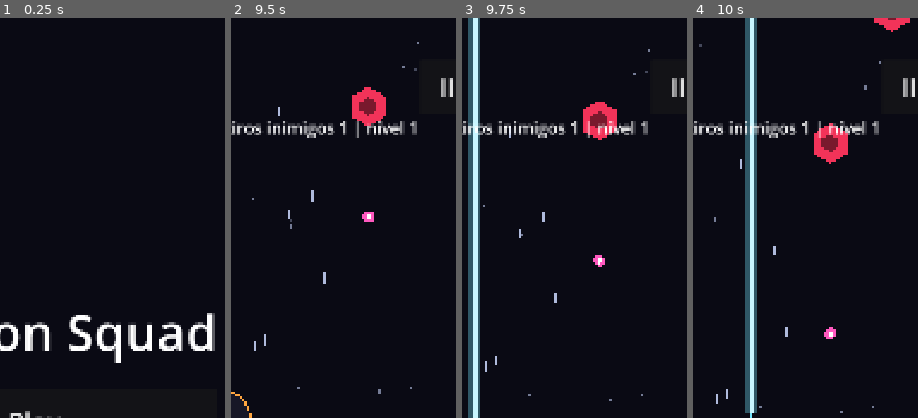
Above: before the commit, frames 1-4 (left to right).
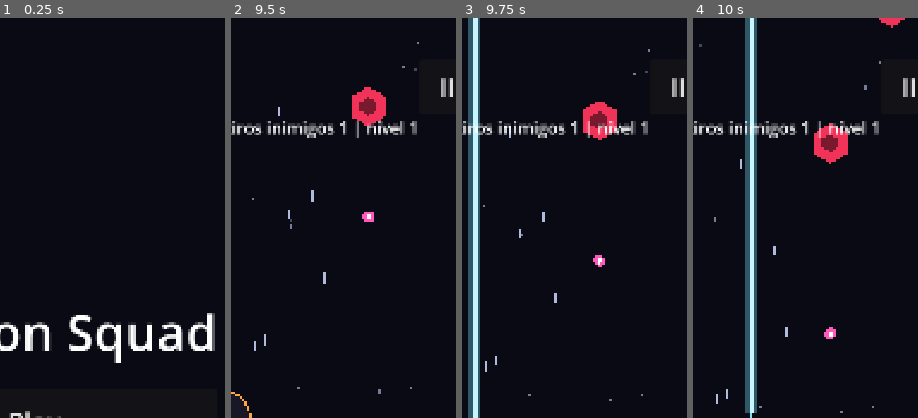
Above: after the commit, the same moments.

Repository: GDPonsoni/Nucleon-Squad-3D
Game: Godot game, scene res://scenes/menu.tscn
Same seed, same stepped clock (60 frames per second), same inputs: the game is played once before the commit and once after it.
Inputs (mouse positions are % of the whole screen's width and height, from its top left):
- Up to frame 1 (0.25 s): no input
- Up to frame 2 (9.5 s): click "Play" at 0.5 s; click "II" at 1.25 s; click "Resume" at 2 s; click "II" at 2.75 s; click "Resume" at 3.5 s; click "II" at 4.25 s; click "Resume" at 5 s; move the mouse to (72, 45) at 5.77 s; click (72, 45) at 5.92 s; drag from (30, 55) to (45, 70) at 6.52 s; move the mouse to (60, 28) at 7.27 s; click (60, 28) at 7.42 s; drag from (45, 70) to (20, 35) at 8.02 s; move the mouse to (80, 65) at 8.77 s; click (80, 65) at 8.92 s
- Up to frame 3 (9.75 s): drag from (20, 35) to (35, 25) at 9.52 s
- Up to frame 4 (10 s): no input
The pictures show only the part of the screen within x 42-92%, y 0-50%; the shares and areas given below are measured in that part.

Frames 1-3 are identical in both runs. In frame 4, 0.2% of the frame differs, in the area x 80-97%, y 0-4%.

Commit message:
feat(core): adiciona 2 planetas com 3 fases cada e fim de fase
Campanha, planetas e fases em data/ (campaign.tres, planets/, stages/).
Cada planeta tem nome e cores de fundo; cada fase tem duração, tipos de
inimigos e pesos, com dificuldade crescente. Session (autoload) guarda a
fase escolhida. Ao fim do tempo, sem inimigos restantes, aparece a tela
de fase concluída com opção de seguir para a próxima.

Co-Authored-By: Claude Opus 5.5 <noreply@anthropic.com>

Diff:
--- /dev/null
+++ b/data/campaign.tres
@@ -0,0 +1,10 @@
+[gd_resource type="Resource" script_class="CampaignData" format=3]
+
+[ext_resource type="Script" path="res://scripts/core/campaign_data.gd" id="1_script"]
+[ext_resource type="Script" path="res://scripts/core/planet_data.gd" id="2_planet_script"]
+[ext_resource type="Resource" path="res://data/planets/planet_1.tres" id="3_planet_1"]
+[ext_resource type="Resource" path="res://data/planets/planet_2.tres" id="4_planet_2"]
+
+[resource]
+script = ExtResource("1_script")
+planets = Array[ExtResource("2_planet_script")]([ExtResource("3_planet_1"), ExtResource("4_planet_2")])
--- a/data/i18n/strings.csv
+++ b/data/i18n/strings.csv
@@ -7,3 +7,7 @@
 PAUSE_EXIT_TO_MENU,Back to menu,Voltar ao menu
 GAMEOVER_TITLE,Game over,Fim de jogo
 GAMEOVER_RETRY,Play again,Jogar de novo
+PLANET_1_NAME,Aurora,Aurora
+PLANET_2_NAME,Vulcania,Vulcânia
+STAGE_CLEAR_TITLE,Stage clear,Fase concluída
+STAGE_NEXT,Next stage,Próxima fase
--- /dev/null
+++ b/data/planets/planet_1.tres
@@ -0,0 +1,15 @@
+[gd_resource type="Resource" script_class="PlanetData" format=3]
+
+[ext_resource type="Script" path="res://scripts/core/planet_data.gd" id="1_script"]
+[ext_resource type="Script" path="res://scripts/enemies/stage_data.gd" id="2_stage_script"]
+[ext_resource type="Resource" path="res://data/stages/p1_s1.tres" id="3_p1_s1"]
+[ext_resource type="Resource" path="res://data/stages/p1_s2.tres" id="4_p1_s2"]
+[ext_resource type="Resource" path="res://data/stages/p1_s3.tres" id="5_p1_s3"]
+
+[resource]
+script = ExtResource("1_script")
+id = &"planet_1"
+name_key = "PLANET_1_NAME"
+background_color = Color(0.04, 0.04, 0.08, 1)
+star_color = Color(0.8, 0.85, 1, 1)
+stages = Array[ExtResource("2_stage_script")]([ExtResource("3_p1_s1"), ExtResource("4_p1_s2"), ExtResource("5_p1_s3")])
--- /dev/null
+++ b/data/planets/planet_2.tres
@@ -0,0 +1,15 @@
+[gd_resource type="Resource" script_class="PlanetData" format=3]
+
+[ext_resource type="Script" path="res://scripts/core/planet_data.gd" id="1_script"]
+[ext_resource type="Script" path="res://scripts/enemies/stage_data.gd" id="2_stage_script"]
+[ext_resource type="Resource" path="res://data/stages/p2_s1.tres" id="3_p2_s1"]
+[ext_resource type="Resource" path="res://data/stages/p2_s2.tres" id="4_p2_s2"]
+[ext_resource type="Resource" path="res://data/stages/p2_s3.tres" id="5_p2_s3"]
+
+[resource]
+script = ExtResource("1_script")
+id = &"planet_2"
+name_key = "PLANET_2_NAME"
+background_color = Color(0.08, 0.03, 0.04, 1)
+star_color = Color(1, 0.8, 0.7, 1)
+stages = Array[ExtResource("2_stage_script")]([ExtResource("3_p2_s1"), ExtResource("4_p2_s2"), ExtResource("5_p2_s3")])
--- a/data/stages/stage_01.tres
+++ b/data/stages/p1_s1.tres
@@ -6,9 +6,11 @@
 
 [resource]
 script = ExtResource("1_script")
-id = &"stage_01"
+id = &"p1_s1"
+duration_seconds = 90.0
 enemies = Array[ExtResource("2_enemy_script")]([ExtResource("3_drone")])
+spawn_weights = PackedFloat32Array(1.0)
 start_delay = 1.5
-spawn_interval_min = 0.9
+spawn_interval_min = 1.0
 spawn_interval_max = 1.8
 spawn_margin_x = 80.0
--- /dev/null
+++ b/data/stages/p1_s2.tres
@@ -0,0 +1,17 @@
+[gd_resource type="Resource" script_class="StageData" format=3]
+
+[ext_resource type="Script" path="res://scripts/enemies/stage_data.gd" id="1_script"]
+[ext_resource type="Script" path="res://scripts/enemies/enemy_data.gd" id="2_enemy_script"]
+[ext_resource type="Resource" path="res://data/enemies/drone.tres" id="3_drone"]
+[ext_resource type="Resource" path="res://data/enemies/aimer.tres" id="4_aimer"]
+
+[resource]
+script = ExtResource("1_script")
+id = &"p1_s2"
+duration_seconds = 120.0
+enemies = Array[ExtResource("2_enemy_script")]([ExtResource("3_drone"), ExtResource("4_aimer")])
+spawn_weights = PackedFloat32Array(3.0, 1.0)
+start_delay = 1.5
+spawn_interval_min = 0.9
+spawn_interval_max = 1.6
+spawn_margin_x = 80.0
--- /dev/null
+++ b/data/stages/p1_s3.tres
@@ -0,0 +1,18 @@
+[gd_resource type="Resource" script_class="StageData" format=3]
+
+[ext_resource type="Script" path="res://scripts/enemies/stage_data.gd" id="1_script"]
+[ext_resource type="Script" path="res://scripts/enemies/enemy_data.gd" id="2_enemy_script"]
+[ext_resource type="Resource" path="res://data/enemies/drone.tres" id="3_drone"]
+[ext_resource type="Resource" path="res://data/enemies/aimer.tres" id="4_aimer"]
+[ext_resource type="Resource" path="res://data/enemies/kamikaze.tres" id="5_kamikaze"]
+
+[resource]
+script = ExtResource("1_script")
+id = &"p1_s3"
+duration_seconds = 150.0
+enemies = Array[ExtResource("2_enemy_script")]([ExtResource("3_drone"), ExtResource("4_aimer"), ExtResource("5_kamikaze")])
+spawn_weights = PackedFloat32Array(3.0, 1.5, 1.5)
+start_delay = 1.5
+spawn_interval_min = 0.8
+spawn_interval_max = 1.5
+spawn_margin_x = 80.0
--- /dev/null
+++ b/data/stages/p2_s1.tres
@@ -0,0 +1,18 @@
+[gd_resource type="Resource" script_class="StageData" format=3]
+
+[ext_resource type="Script" path="res://scripts/enemies/stage_data.gd" id="1_script"]
+[ext_resource type="Script" path="res://scripts/enemies/enemy_data.gd" id="2_enemy_script"]
+[ext_resource type="Resource" path="res://data/enemies/drone.tres" id="3_drone"]
+[ext_resource type="Resource" path="res://data/enemies/aimer.tres" id="4_aimer"]
+[ext_resource type="Resource" path="res://data/enemies/kamikaze.tres" id="5_kamikaze"]
+
+[resource]
+script = ExtResource("1_script")
+id = &"p2_s1"
+duration_seconds = 150.0
+enemies = Array[ExtResource("2_enemy_script")]([ExtResource("3_drone"), ExtResource("4_aimer"), ExtResource("5_kamikaze")])
+spawn_weights = PackedFloat32Array(2.0, 1.5, 2.0)
+start_delay = 1.5
+spawn_interval_min = 0.7
+spawn_interval_max = 1.3
+spawn_margin_x = 80.0
--- /dev/null
+++ b/data/stages/p2_s2.tres
@@ -0,0 +1,19 @@
+[gd_resource type="Resource" script_class="StageData" format=3]
+
+[ext_resource type="Script" path="res://scripts/enemies/stage_data.gd" id="1_script"]
+[ext_resource type="Script" path="res://scripts/enemies/enemy_data.gd" id="2_enemy_script"]
+[ext_resource type="Resource" path="res://data/enemies/drone.tres" id="3_drone"]
+[ext_resource type="Resource" path="res://data/enemies/aimer.tres" id="4_aimer"]
+[ext_resource type="Resource" path="res://data/enemies/kamikaze.tres" id="5_kamikaze"]
+[ext_resource type="Resource" path="res://data/enemies/tank.tres" id="6_tank"]
+
+[resource]
+script = ExtResource("1_script")
+id = &"p2_s2"
+duration_seconds = 180.0
+enemies = Array[ExtResource("2_enemy_script")]([ExtResource("3_drone"), ExtResource("4_aimer"), ExtResource("5_kamikaze"), ExtResource("6_tank")])
+spawn_weights = PackedFloat32Array(2.0, 2.0, 1.5, 0.4)
+start_delay = 1.5
+spawn_interval_min = 0.7
+spawn_interval_max = 1.2
+spawn_margin_x = 80.0
--- /dev/null
+++ b/data/stages/p2_s3.tres
@@ -0,0 +1,19 @@
+[gd_resource type="Resource" script_class="StageData" format=3]
+
+[ext_resource type="Script" path="res://scripts/enemies/stage_data.gd" id="1_script"]
+[ext_resource type="Script" path="res://scripts/enemies/enemy_data.gd" id="2_enemy_script"]
+[ext_resource type="Resource" path="res://data/enemies/drone.tres" id="3_drone"]
+[ext_resource type="Resource" path="res://data/enemies/aimer.tres" id="4_aimer"]
+[ext_resource type="Resource" path="res://data/enemies/kamikaze.tres" id="5_kamikaze"]
+[ext_resource type="Resource" path="res://data/enemies/tank.tres" id="6_tank"]
+
+[resource]
+script = ExtResource("1_script")
+id = &"p2_s3"
+duration_seconds = 180.0
+enemies = Array[ExtResource("2_enemy_script")]([ExtResource("3_drone"), ExtResource("4_aimer"), ExtResource("5_kamikaze"), ExtResource("6_tank")])
+spawn_weights = PackedFloat32Array(2.0, 2.0, 2.0, 0.6)
+start_delay = 1.5
+spawn_interval_min = 0.6
+spawn_interval_max = 1.1
+spawn_margin_x = 80.0
--- a/project.godot
+++ b/project.godot
@@ -19,6 +19,7 @@
 [autoload]
 
 Params="*res://scripts/core/params.gd"
+Session="*res://scripts/core/session.gd"
 
 [display]
 
--- /dev/null
+++ b/scripts/core/campaign_data.gd
@@ -0,0 +1,17 @@
+class_name CampaignData
+extends Resource
+## Lista de planetas em ordem de progressão. Valor em data/campaign.tres.
+
+@export var planets: Array[PlanetData] = []
+
+
+## Posição da fase na ordem geral (0, 1, 2... atravessando os planetas).
+func linear_index(planet: int, stage: int) -> int:
+	var index: int = stage
+	for p in planet:
+		index += planets[p].stages.size()
+	return index
+
+
+func stage_count() -> int:
+	return linear_index(planets.size(), 0)
--- a/scripts/core/game.gd
+++ b/scripts/core/game.gd
@@ -1,5 +1,5 @@
 extends Node2D
-## Cena da partida: monta os nós por código.
+## Cena da partida: monta os nós por código. Joga a fase escolhida em Session.
 
 var touch_input: TouchInput
 var player: Player
@@ -16,10 +16,16 @@
 var dropper: PowerUpDropper
 var pause_menu: PauseMenu
 var game_over_menu: GameOverMenu
+var stage_clear_menu: StageClearMenu
+
+var _spawning_done: bool = false
+var _clear_wait: float = 0.0
+var _match_over: bool = false
 
 
 func _ready() -> void:
-	RenderingServer.set_default_clear_color(Params.background_color)
+	var planet: PlanetData = Session.planet()
+	RenderingServer.set_default_clear_color(planet.background_color)
 	state = MatchState.new(load(Params.formation_path) as FormationData)
 	state.body_destroyed.connect(_on_body_destroyed)
 	state.game_over.connect(_on_game_over)
@@ -30,6 +36,7 @@
 
 	var starfield := Starfield.new()
 	starfield.name = "Starfield"
+	starfield.star_color = planet.star_color
 	add_child(starfield)
 
 	# Pool antes da nave para os projéteis ficarem atrás dela
@@ -80,7 +87,8 @@
 	spawner = EnemySpawner.new()
 	spawner.name = "EnemySpawner"
 	add_child(spawner)
-	spawner.setup(load(Params.stage_path) as StageData, enemies)
+	spawner.setup(Session.stage(), enemies)
+	spawner.finished.connect(func() -> void: _spawning_done = true)
 
 	time_controller = TimeController.new()
 	time_controller.name = "TimeController"
@@ -108,6 +116,10 @@
 	game_over_menu.name = "GameOverMenu"
 	add_child(game_over_menu)
 
+	stage_clear_menu = StageClearMenu.new()
+	stage_clear_menu.name = "StageClearMenu"
+	add_child(stage_clear_menu)
+
 	if Params.debug_overlay_enabled and OS.is_debug_build():
 		var overlay := DebugOverlay.new()
 		overlay.name = "DebugOverlay"
@@ -115,6 +127,17 @@
 		add_child(overlay)
 
 	_switch_to(0, 0.0)
+
+
+## Fase concluída quando o tempo acaba e não sobram inimigos (ou após um limite de espera).
+func _process(delta: float) -> void:
+	if not _spawning_done or _match_over:
+		return
+	_clear_wait += delta
+	if enemies.active.is_empty() or _clear_wait >= Params.stage_clear_timeout:
+		_match_over = true
+		pause_menu.disable()
+		stage_clear_menu.open()
 
 
 func _switch_to(index: int, invulnerable_seconds: float) -> void:
@@ -152,6 +175,7 @@
 
 
 func _on_game_over() -> void:
+	_match_over = true
 	pause_menu.disable()
 	await get_tree().create_timer(Params.game_over_delay_seconds, false).timeout
 	game_over_menu.open()
--- a/scripts/core/params.gd
+++ b/scripts/core/params.gd
@@ -68,7 +68,8 @@
 var player_bullet_pool_size: int = 128
 
 # --- Inimigos e fase (tipos e ondas ficam em data/) ---
-var stage_path: String = "res://data/stages/stage_01.tres"
+var campaign_path: String = "res://data/campaign.tres"
+var stage_clear_timeout: float = 6.0  # após o tempo da fase, espera no máximo isso pelos inimigos restantes
 var enemy_pool_size: int = 24
 var enemy_bullet_pool_size: int = 240
 var enemy_hit_flash_seconds: float = 0.06
--- /dev/null
+++ b/scripts/core/planet_data.gd
@@ -0,0 +1,9 @@
+class_name PlanetData
+extends Resource
+## Planeta (capítulo): nome, cores do fundo e fases. Valores em data/planets/*.tres.
+
+@export var id: StringName
+@export var name_key: String  # chave da tabela de tradução
+@export var background_color: Color = Color(0.04, 0.04, 0.08)
+@export var star_color: Color = Color(0.8, 0.85, 1.0)
+@export var stages: Array[StageData] = []
--- /dev/null
+++ b/scripts/core/session.gd
@@ -0,0 +1,45 @@
+extends Node
+## Autoload: campanha carregada e fase escolhida, compartilhadas entre as telas.
+
+var campaign: CampaignData
+var planet_index: int = 0
+var stage_index: int = 0
+
+
+func _ready() -> void:
+	campaign = load(Params.campaign_path) as CampaignData
+
+
+func select(planet: int, stage: int) -> void:
+	planet_index = planet
+	stage_index = stage
+
+
+func planet() -> PlanetData:
+	return campaign.planets[planet_index]
+
+
+func stage() -> StageData:
+	return planet().stages[stage_index]
+
+
+func linear_index() -> int:
+	return campaign.linear_index(planet_index, stage_index)
+
+
+func has_next() -> bool:
+	return linear_index() + 1 < campaign.stage_count()
+
+
+## Avança para a próxima fase (passa para o próximo planeta no fim do atual).
+func select_next() -> void:
+	if stage_index + 1 < planet().stages.size():
+		stage_index += 1
+	elif planet_index + 1 < campaign.planets.size():
+		planet_index += 1
+		stage_index = 0
+
+
+## Rótulo curto da fase, ex.: "1-2".
+func stage_label(planet: int, stage: int) -> String:
+	return "%d-%d" % [planet + 1, stage + 1]
--- a/scripts/core/starfield.gd
+++ b/scripts/core/starfield.gd
@@ -2,6 +2,8 @@
 extends Node2D
 ## Fundo de estrelas em camadas (parallax) descendo: sensação de avanço da nave.
 ## Usa o delta escalado, então também desacelera na câmera lenta.
+
+var star_color: Color = Params.star_color
 
 var _layers: Array[PackedVector2Array] = []
 
@@ -37,7 +39,7 @@
 func _draw() -> void:
 	for layer in _layers.size():
 		var size: float = Params.star_layer_sizes[layer]
-		var color: Color = Params.star_color
+		var color: Color = star_color
 		color.a = Params.star_layer_alphas[layer]
 		# Camadas próximas viram rastros curtos (mais sensação de velocidade)
 		var streak: float = size * Params.star_layer_streaks[layer]
--- a/scripts/enemies/enemy_spawner.gd
+++ b/scripts/enemies/enemy_spawner.gd
@@ -3,9 +3,14 @@
 ## Faz os inimigos da fase surgirem em intervalos aleatórios: pelo topo ou,
 ## para quem atravessa a tela, por uma das laterais.
 
+## Acabou o tempo da fase: não surgem mais inimigos.
+signal finished
+
 var _stage: StageData
 var _enemies: NodePool
 var _cooldown: float = 0.0
+var _elapsed: float = 0.0
+var _finished: bool = false
 
 
 func setup(stage: StageData, enemies: NodePool) -> void:
@@ -14,7 +19,18 @@
 	_cooldown = stage.start_delay
 
 
+## 0 a 1 ao longo da duração da fase.
+func progress() -> float:
+	return clampf(_elapsed / _stage.duration_seconds, 0.0, 1.0)
+
+
 func _process(delta: float) -> void:
+	_elapsed += delta
+	if _elapsed >= _stage.duration_seconds:
+		if not _finished:
+			_finished = true
+			finished.emit()
+		return
 	_cooldown -= delta
 	if _cooldown > 0.0:
 		return
--- a/scripts/enemies/stage_data.gd
+++ b/scripts/enemies/stage_data.gd
@@ -4,6 +4,7 @@
 ## Valores em data/stages/*.tres.
 
 @export var id: StringName
+@export var duration_seconds: float = 120.0  # depois disso param de surgir inimigos
 @export var enemies: Array[EnemyData] = []
 @export var spawn_weights: PackedFloat32Array = []  # chance relativa de cada inimigo (mesma ordem)
 @export var start_delay: float = 1.5
--- /dev/null
+++ b/scripts/ui/stage_clear_menu.gd
@@ -0,0 +1,45 @@
+class_name StageClearMenu
+extends CanvasLayer
+## Tela de fase concluída: seguir para a próxima fase ou voltar ao menu.
+
+var _overlay: ColorRect
+var _next_button: Button
+
+
+func _ready() -> void:
+	# Funciona com a árvore pausada
+	process_mode = Node.PROCESS_MODE_ALWAYS
+	layer = 60
+
+	_overlay = UiFactory.make_overlay()
+	_overlay.visible = false
+	add_child(_overlay)
+
+	var column := UiFactory.make_column()
+	_overlay.add_child(UiFactory.make_centered(column))
+	column.add_child(UiFactory.make_title("STAGE_CLEAR_TITLE"))
+
+	_next_button = UiFactory.make_button("STAGE_NEXT")
+	_next_button.pressed.connect(_on_next_pressed)
+	column.add_child(_next_button)
+
+	var exit_button := UiFactory.make_button("PAUSE_EXIT_TO_MENU")
+	exit_button.pressed.connect(_change_scene.bind(ScenePaths.MENU))
+	column.add_child(exit_button)
+
+
+func open() -> void:
+	get_tree().paused = true
+	_next_button.visible = Session.has_next()
+	_overlay.visible = true
+
+
+func _on_next_pressed() -> void:
+	Session.select_next()
+	_change_scene(ScenePaths.GAME)
+
+
+func _change_scene(path: String) -> void:
+	# A pausa persiste entre cenas: despausar antes de trocar
+	get_tree().paused = false
+	get_tree().change_scene_to_file(path)
Not shown, added: scripts/core/campaign_data.gd.uid
Not shown, added: scripts/core/planet_data.gd.uid
Not shown, added: scripts/core/session.gd.uid
Not shown, added: scripts/ui/stage_clear_menu.gd.uid
